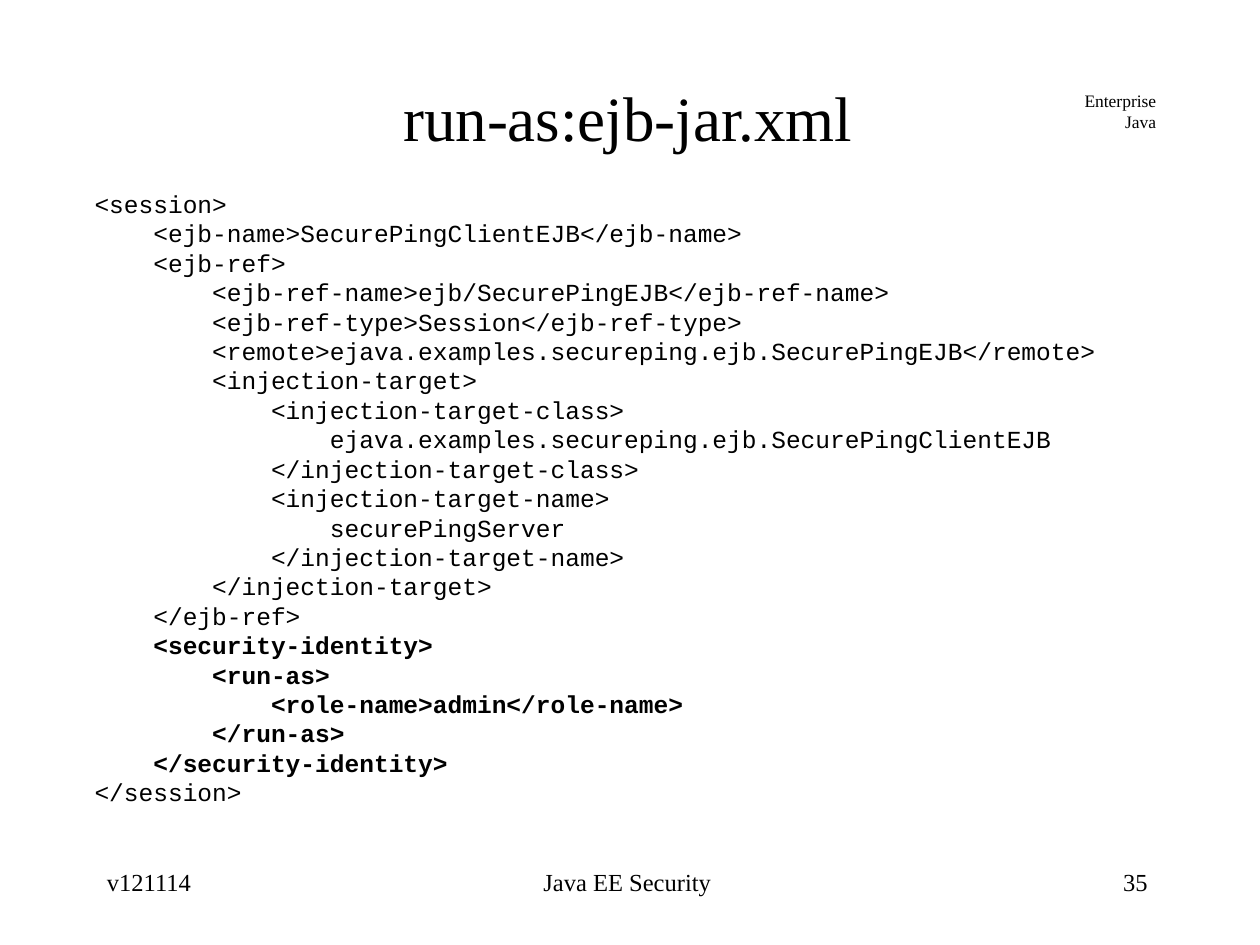
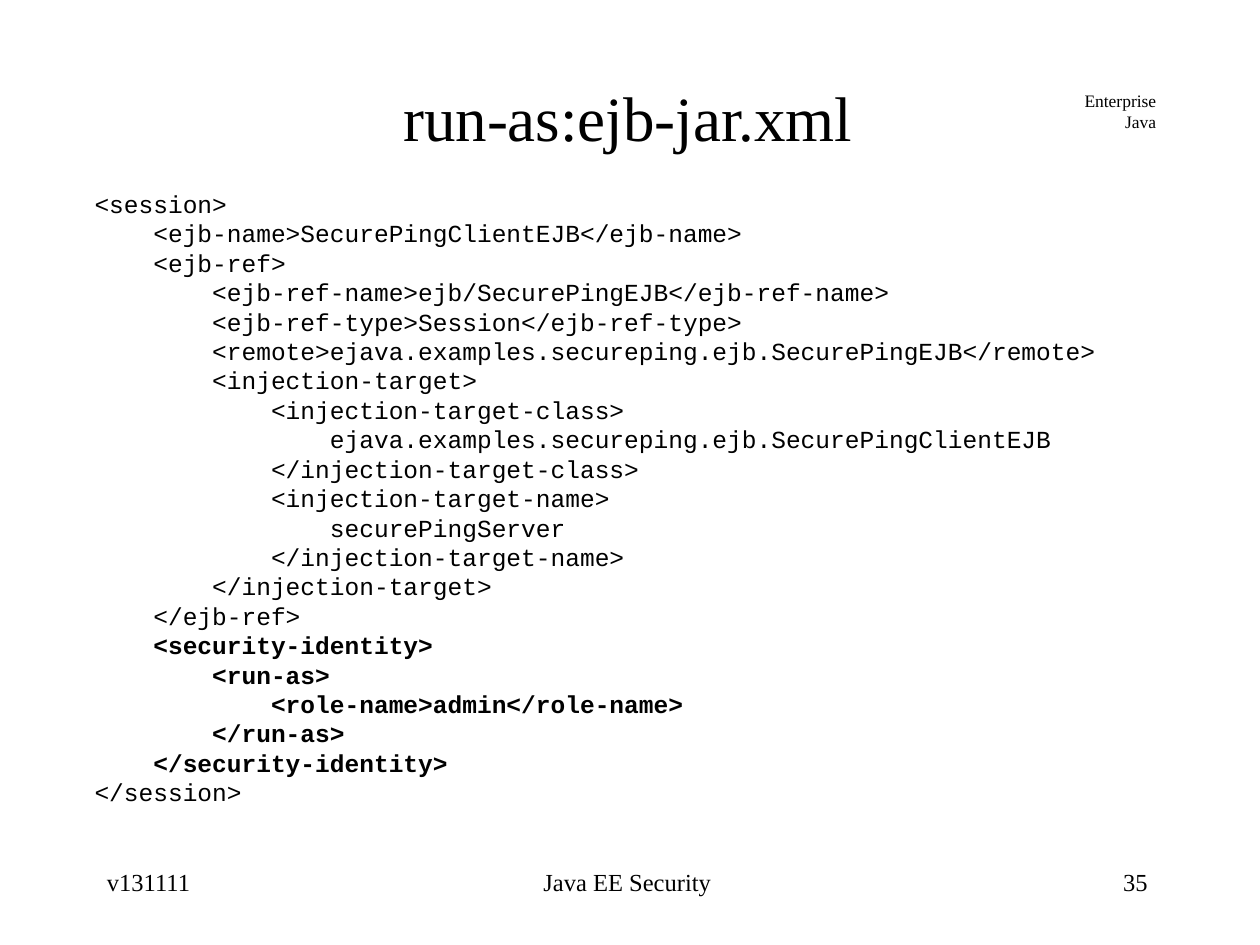
Before and after one commit to jcstaff/ejava-javaee, a slide deck: slide 35 of securePing/src/site/resources/lectures/javaeeSecurity.ppt. Drawn at 1260x945 pixels with LibreOffice and Linux fonts; fonts in the diff are those of the drawing. Boxes give left, top, right and bottom in pixels: in the first picture for what was removed or moved away, otherwise in the second. Text is boxed around its words. In the diff, an @@ line names an element or a change of style, - is before the commit and + after.

```diff
--- a/securePing/src/site/resources/lectures/javaeeSecurity.ppt
+++ b/securePing/src/site/resources/lectures/javaeeSecurity.ppt
@@ text at [107,874,190,892]: text changed @@
-v121114
+v131111
```
Also in this commit, not shown: 38 other slides changed, 1 other file.
